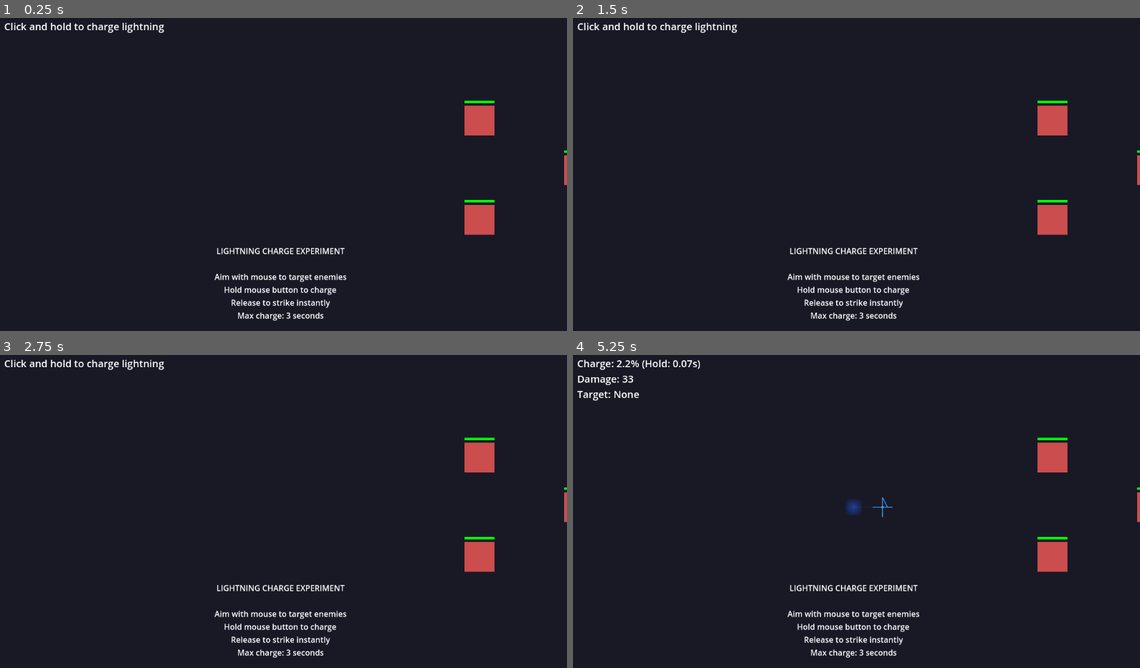
Above: before the commit, frames 1-4 (two rows, left to right).
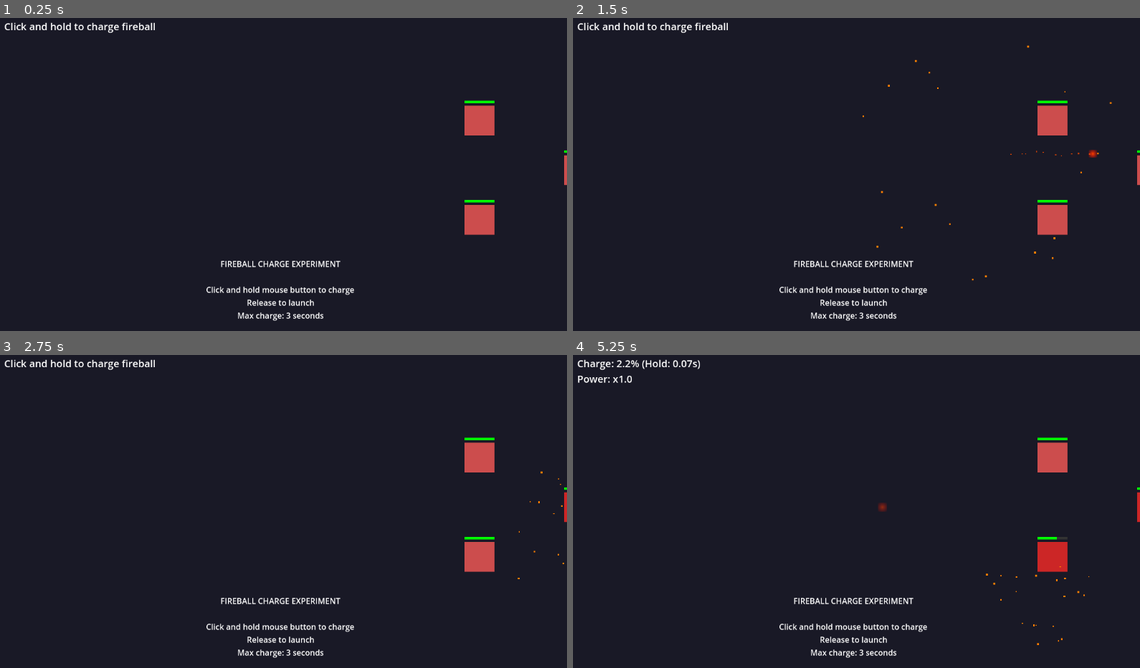
Above: after the commit, the same moments.

Repository: latagore/new-game-project
Game: Godot game, scene res://scenes/experiments/fireball_charge/fireball_charge_experiment.tscn
The game is run twice, just before and just after one commit, with the same random seed, the same clock (stepped at 60 frames per second) and the same inputs. Before the commit the project starts from res://scenes/experiments/lightning_charge/lightning_charge_experiment.tscn. The engine's default icon, where the game draws it, is replaced by a stand-in: a white triangle on a blue panel in a dark square.
Inputs (mouse positions are in pixels of both pictures, inside the frame that each line leads up to):
- Up to frame 1 (0.25 s): no input
- Up to frame 2 (1.5 s): tap Enter (ui_accept) at 0.5, 0.77 s; move the mouse to (981, 152) at 0.52 s; hold D (right) 0.53-1.28 s; click (981, 152) at 0.6 s; move the mouse to (737, 187) at 1.27 s; hold S (down) from 1.28 s (still down); tap 1 at 1.35 s
- Up to frame 3 (2.75 s): tap Enter (ui_accept) at 1.52, 2 s; move the mouse to (340, 436) at 2.02 s; release S (down) at 2.03 s; hold D (right) from 2.03 s (still down); hold 2 from 2.03 s (still down)
- Up to frame 4 (5.25 s): tap Enter (ui_accept) at 2.75, 3.02, 3.77, 4.25, 4.52 s; move the mouse to (822, 570) at 2.77 s; release D (right) at 2.78 s; release 2 at 2.78 s; hold W (up) 2.78-3.53 s; tap 3 at 2.85 s; click (822, 570) at 2.92 s; move the mouse to (1026, 555) at 3.52 s; hold 4 3.53-4.28 s; hold A (left) 3.53-5.03 s; move the mouse to (680, 458) at 4.27 s; tap Q at 4.35 s; move the mouse to (884, 508) at 5.02 s; hold S (down) from 5.03 s (still down); hold E from 5.03 s (still down); click (884, 508) at 5.17 s

The runs differ from the first frame. In frame 1, 1.5% of the frame differs, in the area x 21-63%, y 1-93%; in frame 2, 1.6%; in frame 3, 1.6%; in frame 4, 2.4%, in the area x 0-100%, y 6-93%.

Commit message:
lightning experiments

Diff:
--- a/project.godot
+++ b/project.godot
@@ -10,7 +10,7 @@
 
 [application]
 
-run/main_scene="res://scenes/experiments/lightning_charge/lightning_charge_experiment.tscn"
+run/main_scene="uid://bvg8xqm7nxwpy"
 config/features=PackedStringArray("4.5", "Forward Plus")
 config/icon="res://icon.svg"
 config/main_scene="res://scenes/world.tscn"
Not shown, changed: scenes/experiments/fireball_charge/ANIMATION_PRINCIPLES.md
